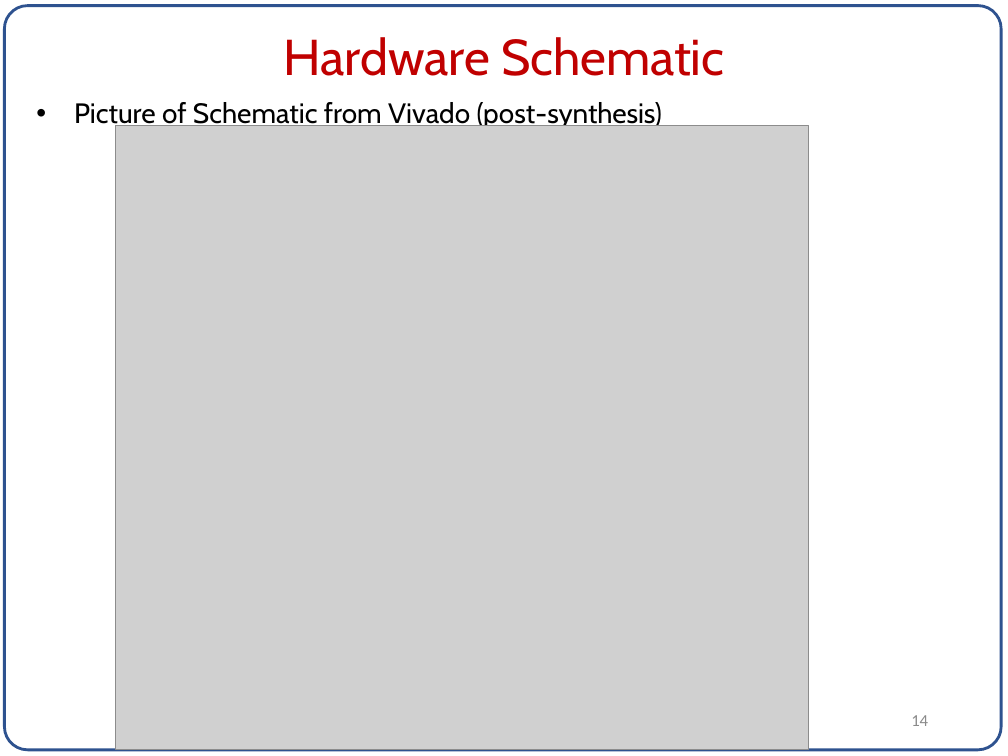
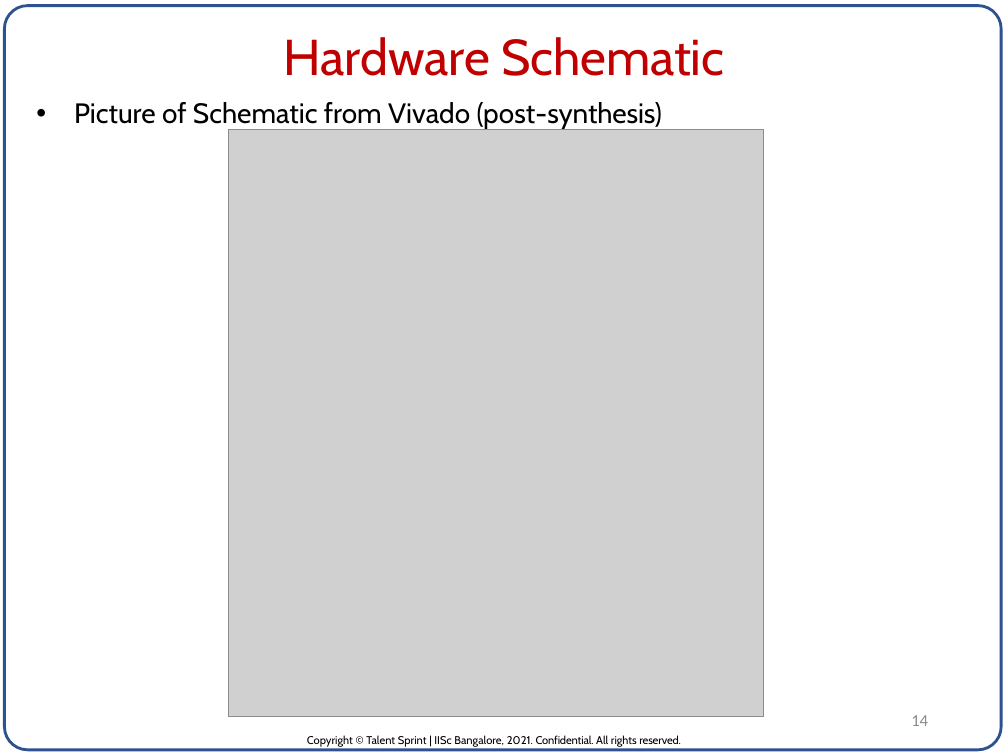
Before and after one commit to pvrajeshkumar/IISC_DVLSI_ML_Project, a slide deck: slide 14 of Project_Report/ASIC for Neural Network inference_P_V_Rajesh_Kumar.pptx. Drawn at 1008x756 pixels with LibreOffice and Linux fonts; fonts in the diff are those of the drawing; grey boxes stand for pictures. Boxes give left, top, right and bottom in pixels: in the first picture for what was removed or moved away, otherwise in the second. Text is boxed around its words. In the diff, an @@ line names an element or a change of style, - is before the commit and + after.

Commit message:
Project report updated with results & screenshots.

```diff
--- a/Project_Report/ASIC for Neural Network inference_P_V_Rajesh_Kumar.pptx
+++ b/Project_Report/ASIC for Neural Network inference_P_V_Rajesh_Kumar.pptx
@@ picture: place and size @@
-picture at bbox=[115, 125, 808, 749]
+picture at bbox=[228, 130, 763, 717]
@@ text added at bbox=[307, 735, 681, 747], 8 pt, text #000000 @@
+Copyright © Talent Sprint | IISc Bangalore, 2021. Confidential. All rights reserved.
```
Also in this commit, not shown: 3 other slides changed.
